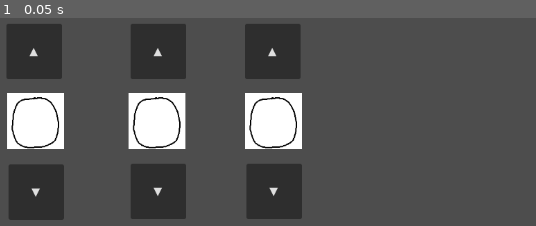
Above: before the commit, frame 1.
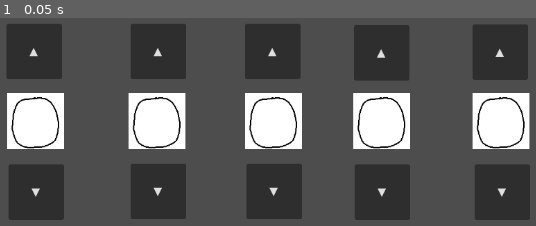
Above: after the commit, the same moment.

Repository: DepressoExpressoBoi/Godot-Wild-Jam-Signal
Game: Godot game, scene res://scenes/puzzle_scenes/puzzle_number_game.tscn
Two runs of this game, one before a commit and one after it. Both use one fixed random seed, a clock stepped at 60 frames per second and the inputs below. This scene is started directly instead of the project's main scene.
Inputs:
- Up to frame 1 (0.05 s): no input

The runs differ from the first frame. In frame 1, 16% of the frame differs, in the area x 65-99%, y 3-98%.

Commit message:
now all the numbers are working with buttons

Diff:
--- a/scenes/puzzle_scenes/puzzle_number_game.tscn
+++ b/scenes/puzzle_scenes/puzzle_number_game.tscn
@@ -126,6 +126,46 @@
 offset_right = 506.0
 offset_bottom = 361.0
 
+[node name="buttonUp4" type="Button" parent="." unique_id=1005789146]
+layout_mode = 0
+offset_left = 581.0
+offset_top = 81.0
+offset_right = 661.0
+offset_bottom = 161.0
+
+[node name="AnimatedSprite2D4" type="AnimatedSprite2D" parent="." unique_id=649534104]
+position = Vector2(620.99994, 220)
+scale = Vector2(0.640625, 0.6328125)
+sprite_frames = SubResource("SpriteFrames_xm4jx")
+animation = &"number_lock"
+
+[node name="buttonDown4" type="Button" parent="." unique_id=1474491484]
+layout_mode = 0
+offset_left = 582.0
+offset_top = 282.0
+offset_right = 662.0
+offset_bottom = 362.0
+
+[node name="buttonUp5" type="Button" parent="." unique_id=858628018]
+layout_mode = 0
+offset_left = 752.0
+offset_top = 80.0
+offset_right = 832.0
+offset_bottom = 160.0
+
+[node name="AnimatedSprite2D5" type="AnimatedSprite2D" parent="." unique_id=1157570560]
+position = Vector2(792.9999, 220.00002)
+scale = Vector2(0.640625, 0.6328125)
+sprite_frames = SubResource("SpriteFrames_xm4jx")
+animation = &"number_lock"
+
+[node name="buttonDown5" type="Button" parent="." unique_id=1539710899]
+layout_mode = 0
+offset_left = 755.0
+offset_top = 282.0
+offset_right = 835.0
+offset_bottom = 362.0
+
 [connection signal="button_down" from="buttonUp1" to="." method="_on_button_up_1_button_down"]
 [connection signal="button_up" from="buttonUp1" to="." method="_on_button_up_1_button_up"]
 [connection signal="button_down" from="buttonDown1" to="." method="_on_button_down_1_button_down"]
@@ -138,3 +178,11 @@
 [connection signal="button_up" from="buttonUp3" to="." method="_on_button_up_3_button_up"]
 [connection signal="button_down" from="buttonDown3" to="." method="_on_button_down_3_button_down"]
 [connection signal="button_up" from="buttonDown3" to="." method="_on_button_down_3_button_up"]
+[connection signal="button_down" from="buttonUp4" to="." method="_on_button_up_4_button_down"]
+[connection signal="button_up" from="buttonUp4" to="." method="_on_button_up_4_button_up"]
+[connection signal="button_down" from="buttonDown4" to="." method="_on_button_down_4_button_down"]
+[connection signal="button_up" from="buttonDown4" to="." method="_on_button_down_4_button_up"]
+[connection signal="button_down" from="buttonUp5" to="." method="_on_button_up_5_button_down"]
+[connection signal="button_up" from="buttonUp5" to="." method="_on_button_up_5_button_up"]
+[connection signal="button_down" from="buttonDown5" to="." method="_on_button_down_5_button_down"]
+[connection signal="button_up" from="buttonDown5" to="." method="_on_button_down_5_button_up"]
--- a/scripts/puzzle_scripts/puzzle_number_game.gd
+++ b/scripts/puzzle_scripts/puzzle_number_game.gd
@@ -47,10 +47,33 @@
 	downButton3.pressed.connect(_on_button_down_3_button_up)
 	add_child(downButton3)
 
-
-
-
-
+#--------------------------[button 4 slot 4]---------------------------------------
+
+	var upButton4 = $buttonUp4
+	upButton4.text = "▲"
+	upButton4.pressed.connect(_on_button_up_4_button_down)
+	upButton4.pressed.connect(_on_button_up_4_button_up)
+	add_child(upButton4)
+
+	var downButton4 = $buttonDown4
+	downButton4.text = "▼"
+	downButton4.pressed.connect(_on_button_down_4_button_down)
+	downButton4.pressed.connect(_on_button_down_4_button_up)
+	add_child(downButton4)
+
+#--------------------------[button 5 slot 5]---------------------------------------
+
+	var upButton5 = $buttonUp5
+	upButton5.text = "▲"
+	upButton5.pressed.connect(_on_button_up_5_button_down)
+	upButton5.pressed.connect(_on_button_up_5_button_up)
+	add_child(upButton5)
+
+	var downButton5 = $buttonDown5
+	downButton5.text = "▼"
+	downButton5.pressed.connect(_on_button_down_5_button_down)
+	downButton5.pressed.connect(_on_button_down_5_button_up)
+	add_child(downButton4)
 
 
 
@@ -93,6 +116,7 @@
 
 	print("paused_button_up_2_button_up") # delete me
 
+
 func _on_button_up_2_button_down() -> void:
 	$AnimatedSprite2D2.play("number_lock")
 
@@ -105,6 +129,7 @@
 
 	print("paused_button_down_2_button_up") # delete me
 
+
 func _on_button_down_2_button_down() -> void:
 	$AnimatedSprite2D2.play_backwards("number_lock")
 
@@ -117,6 +142,7 @@
 
 	print("paused_button_up_3_button_up") # delete me
 
+
 func _on_button_up_3_button_down() -> void:
 	$AnimatedSprite2D3.play("number_lock")
 
@@ -129,7 +155,60 @@
 
 	print("paused_button_down_3_button_up") # delete me
 
+
 func _on_button_down_3_button_down() -> void:
 	$AnimatedSprite2D3.play_backwards("number_lock")
 
 	print("pressed_button_down_3_button_down") #delete me
+
+#--------------------------[button 4 up slot 4]---------------------------------------
+
+func _on_button_up_4_button_up() -> void:
+	$AnimatedSprite2D4.pause()
+
+	print("paused_button_up_4_button_up") # delete me
+
+
+func _on_button_up_4_button_down() -> void:
+	$AnimatedSprite2D4.play("number_lock")
+
+	print("pressed_button_up_4_button_down") #delete me
+
+#--------------------------[button 4 down slot 4]---------------------------------------
+
+func _on_button_down_4_button_up() -> void:
+	$AnimatedSprite2D4.pause()
+
+	print("paused_button_down_4_button_up") # delete me
+
+
+func _on_button_down_4_button_down() -> void:
+	$AnimatedSprite2D4.play_backwards("number_lock")
+
+	print("pressed_button_down_4_button_down") #delete me
+
+#--------------------------[button 5 up slot 5]---------------------------------------
+
+func _on_button_up_5_button_up() -> void:
+	$AnimatedSprite2D5.pause()
+
+	print("paused_button_up_5_button_up") # delete me
+
+
+func _on_button_up_5_button_down() -> void:
+	$AnimatedSprite2D5.play("number_lock")
+
+	print("pressed_button_up_5_button_down") #delete me
+
+#--------------------------[button 5 down slot 5]---------------------------------------
+
+func _on_button_down_5_button_up() -> void:
+	$AnimatedSprite2D5.pause()
+
+	print("paused_button_down_5_button_up") # delete me
+
+
+func _on_button_down_5_button_down() -> void:
+	$AnimatedSprite2D5.play_backwards("number_lock")
+
+	print("pressed_button_down_5_button_down") #delete me
